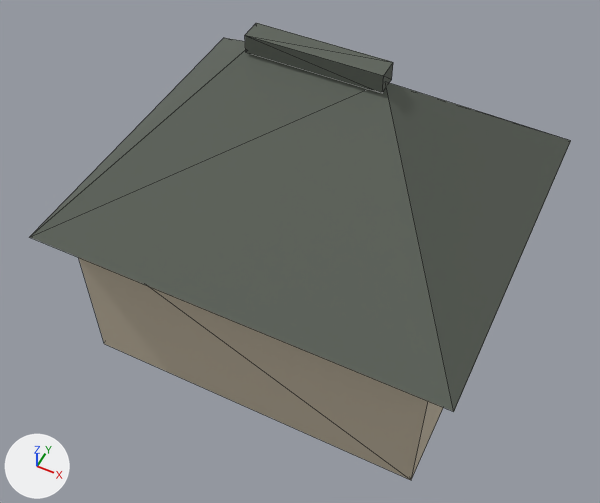
What one commit did to the glTF model assets/map3d_houses/cottage_c.glb.
Rendered twice from a 50 mm lens placed at (3.65, -7.77, 10.9), pointed at (0.07, -0.63, 1.97). The lights are fixed; the arrows at lower left show +X, +Y and +Z. The older version comes first. Mesh edges are drawn as thin lines. Vertices at exactly the same position are counted once.

The first picture shows 'cottage_c'.
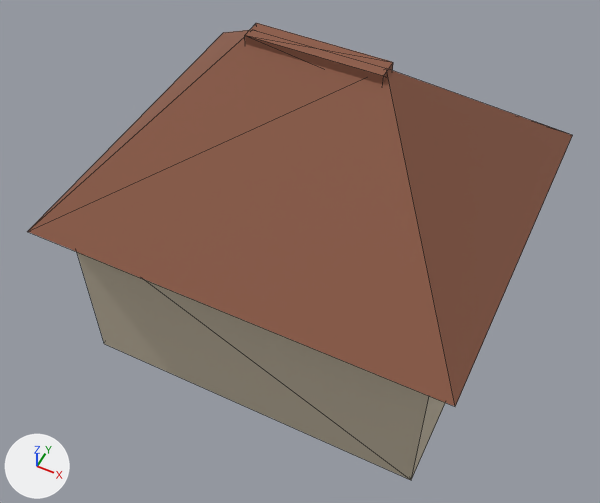
What differs and where, as boxes [x1, y1, x2, y2] in the pictures (600 x 503 px; the box of a moved part takes in the faces that stretch with it):
```json
{"object": "cottage_c", "change": "recoloured, reshaped", "before": [30, 23, 571, 480], "after": [27, 23, 573, 480]}
{"part": 1, "of": "me_cube", "change": "moved or reshaped", "before": [30, 38, 571, 412], "after": [27, 30, 573, 406]}
{"part": 2, "of": "me_cube", "change": "moved or reshaped", "before": [78, 257, 443, 480], "after": [77, 252, 445, 480]}
```

Edits to the scene script, one JSON object a line:
```json
{"op": "set", "path": "mat_roof.base_color", "old": "(0.107, 0.122, 0.0999)", "new": "(0.262, 0.102, 0.0595)", "note": "dark grey #5c6259 -> brown #8c5a45"}
{"block": "me_cube", "where": "me_cube.from_pydata(...)  # 30 vertices, 44 faces; spans x -3.0..3.0, y -2.6..2.6, z 0.0..5.0"}
{"block": "me_cube", "where": "# used by ob_cottage_c; location = (0.0, 0.0, 0.0)"}
{"block": "me_cube", "where": "# before: 1 (-2.62, -2.22, 2.69), 3 (-2.62, 2.22, 2.69), 5 (2.62, -2.22, 2.69), 7 (2.62, 2.22, 2.69)"}
{"block": "me_cube", "change": "me_cube part 1: the loose piece of 6 vertices spanning x -3.0..3.0, y -2.6..2.6, z 2.69..4.81 is scaled about the mesh origin by (1, 1, 1.04)"}
{"block": "me_cube", "change": "me_cube part 2"}
{"op": "add", "block": "me_cube", "code": "for i in [1, 3, 5, 7]: me_cube.vertices[i].co += Vector((0.0, 0.0, 0.11))"}
```
